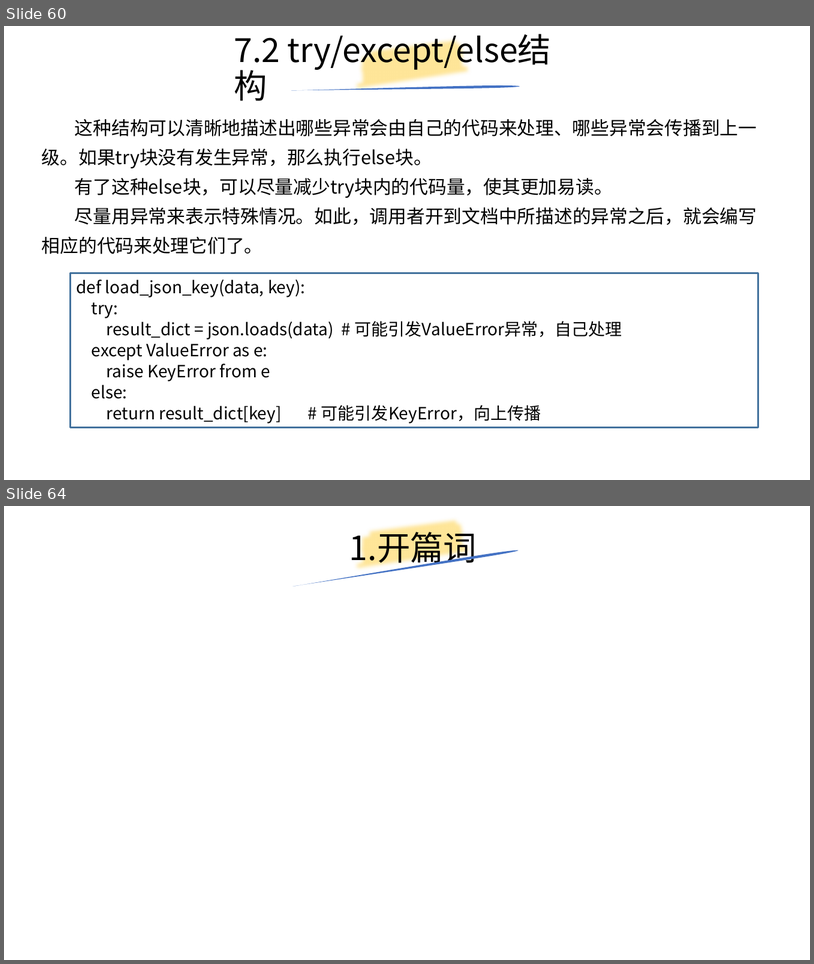
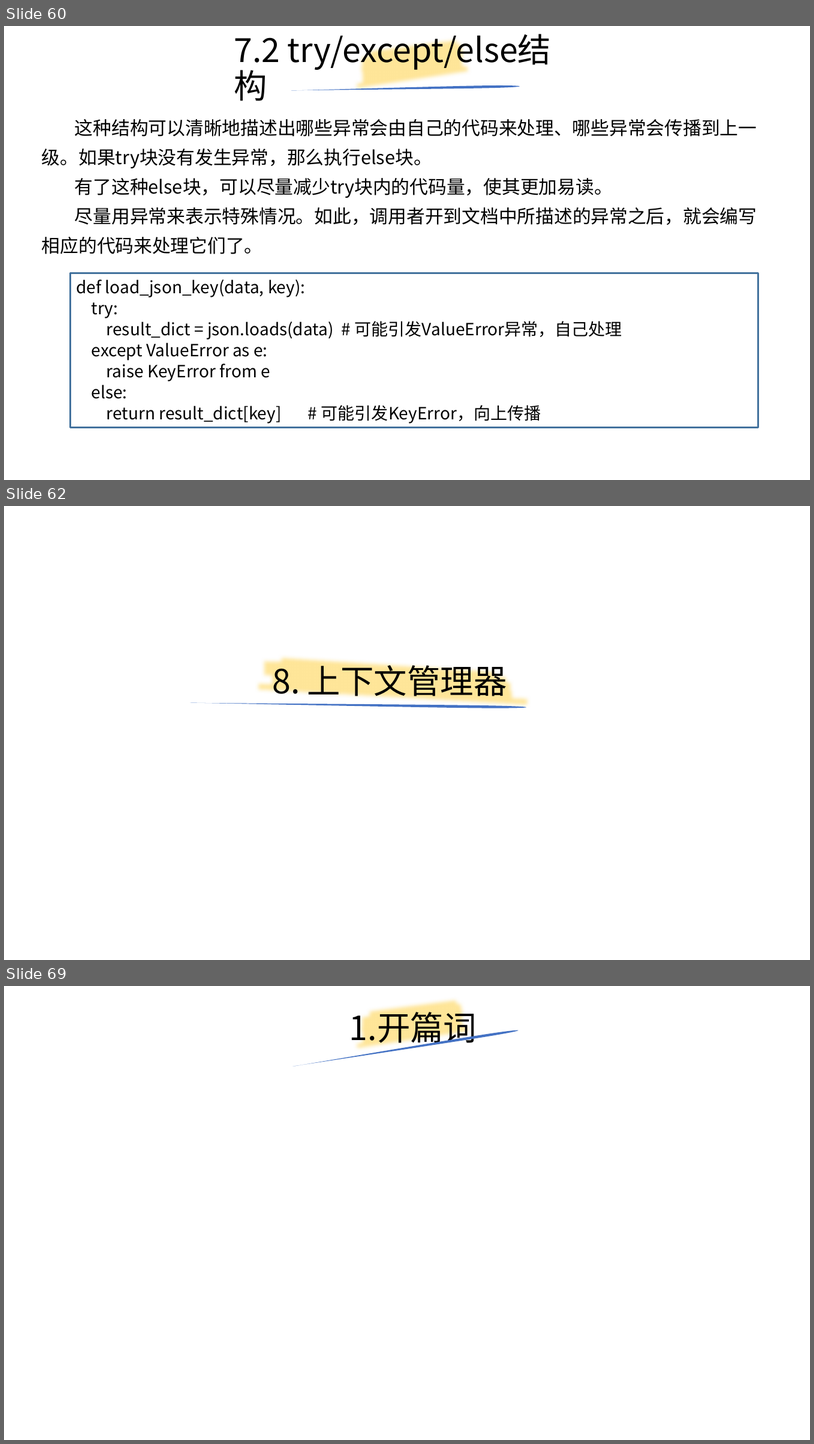
Before and after one commit to yiwenliu/CorePython, a slide deck: PPT/CorePython.pptx. Shown one above the other, each under a label of ours: slides 60 and 64 before the commit, slides 60, 62 and 69 after it; the slides between them are not shown. The pictures are 814x964 and 814x1444 pixels, drawn with LibreOffice and Linux fonts; fonts in the diff are those of the drawing. Boxes give left, top, right and bottom in pixels: in the first picture for what was removed or moved away, otherwise in the second. Text is boxed around its words. In the diff, an @@ line names an element or a change of style, - is before the commit and + after.

```diff
--- a/PPT/CorePython.pptx
+++ b/PPT/CorePython.pptx
@@ slide 62 added at [4, 506, 810, 960], background #FFFFFF @@
@@ freeform shape added at [255, 634, 534, 734], outline #FFE699 16 pt @@
@@ title added at [272, 660, 507, 702], 39.6 pt, text #000000 @@
+8. 上下文管理器
@@ freeform shape added at [191, 703, 527, 708], fill #4472C4 @@
@@ what was slide 64 is now slide 69 @@
```
Also in this commit, not shown: 1 slide changed, 6 other slides added, 2 slides removed.
